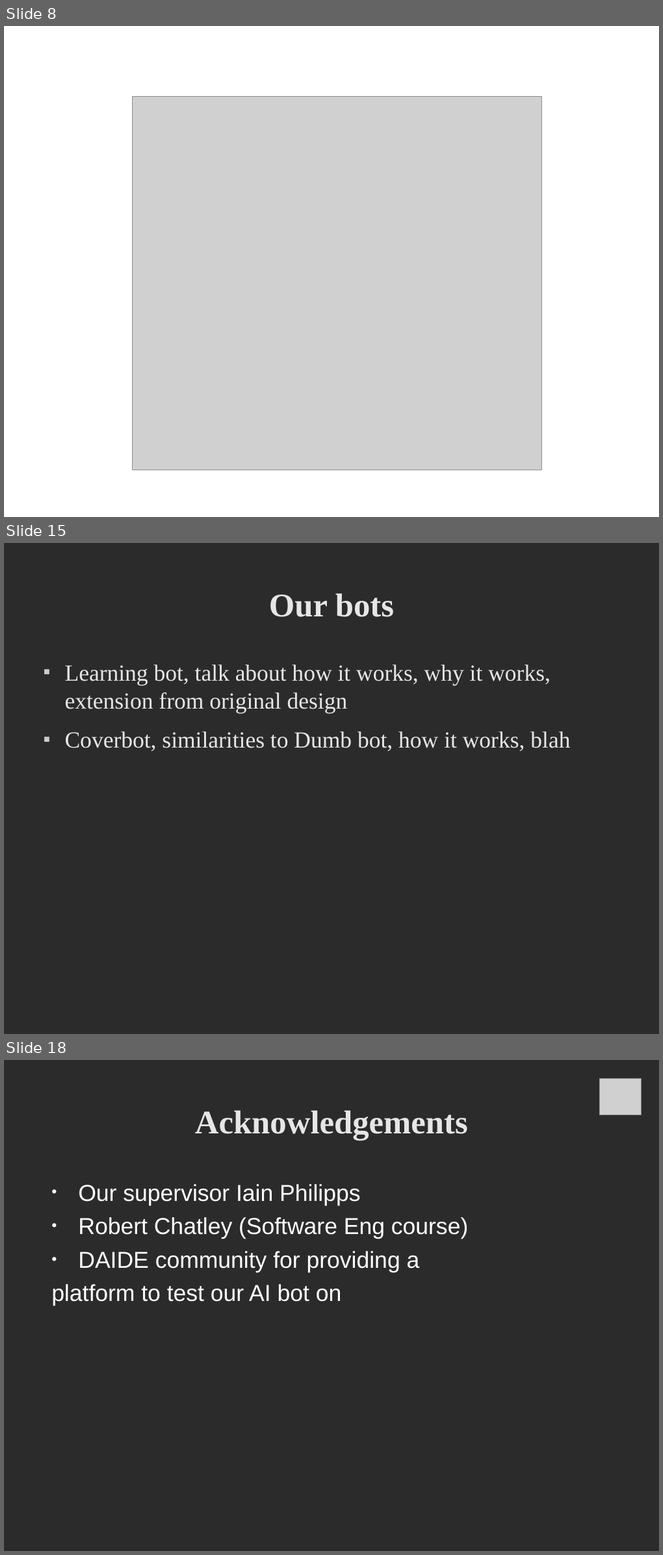
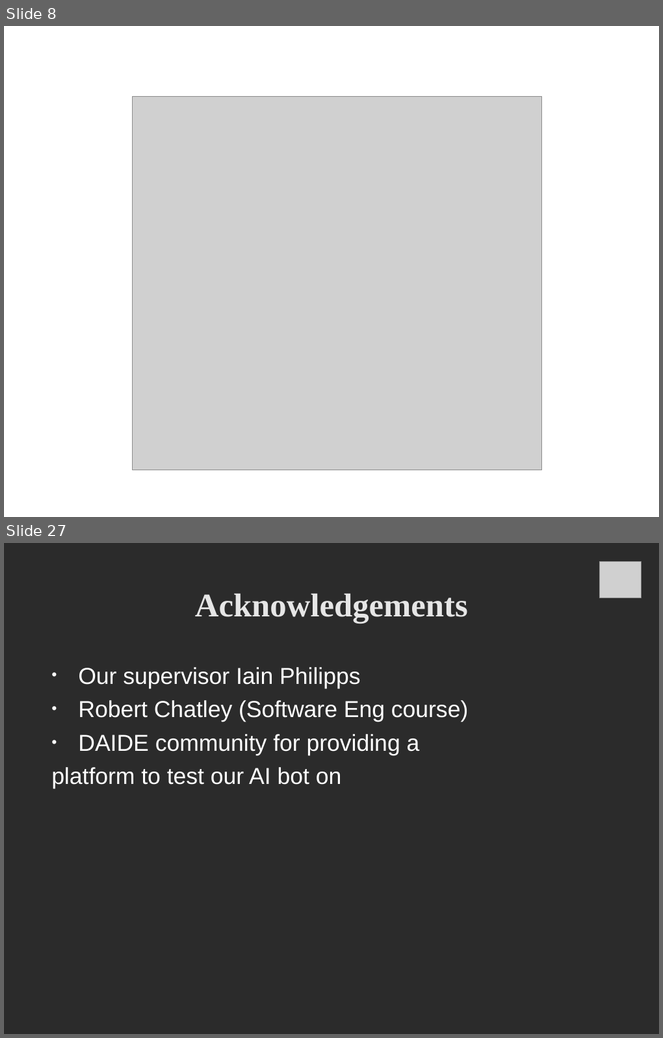
Before and after one commit to deltaluca/flappy, a slide deck: Presentation/ProjectDemonstration.odp. Shown one above the other, each under a label of ours: slides 8, 15 and 18 before the commit, slides 8 and 27 after it; the slides between them are not shown. The pictures are 663x1555 and 663x1038 pixels, drawn with LibreOffice and Linux fonts; fonts in the diff are those of the drawing; grey boxes stand for pictures; background and template pictures are left out; a plain dark background stands for a picture behind light text. Boxes give left, top, right and bottom in pixels: in the first picture for what was removed or moved away, otherwise in the second. Text is boxed around its words. In the diff, an @@ line names an element or a change of style, - is before the commit and + after.

```diff
--- a/Presentation/ProjectDemonstration.odp
+++ b/Presentation/ProjectDemonstration.odp
@@ slide 15 removed at bbox=[4, 543, 659, 1034], background picture (left out) @@
@@ title removed at bbox=[269, 593, 394, 617] @@
-Our bots
@@ text removed at bbox=[65, 665, 570, 752] @@
-■ Learning bot, talk about how it works, why it works, extension from original design
-■ Coverbot, similarities to Dumb bot, how it works, blah
@@ what was slide 18 is now slide 27 @@
```
Also in this commit, not shown: 10 slides changed, 14 slides added, 4 other slides removed.
